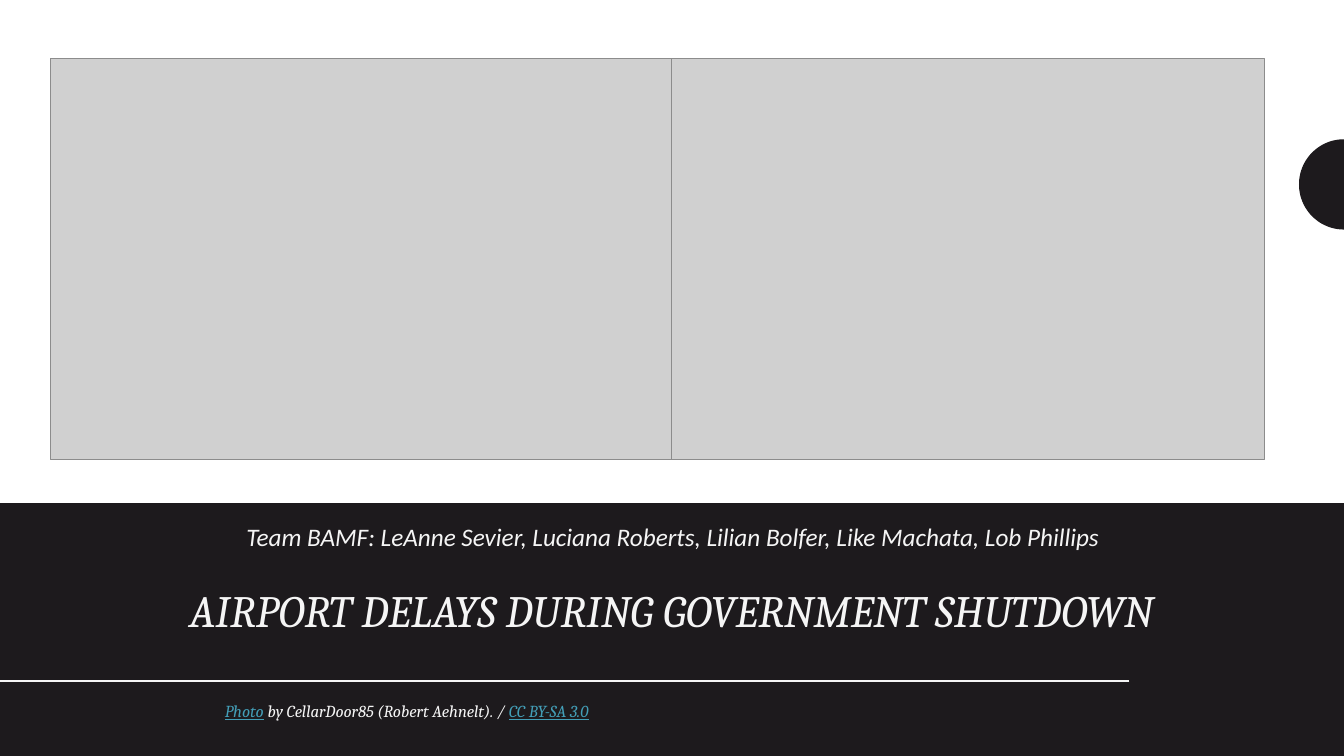
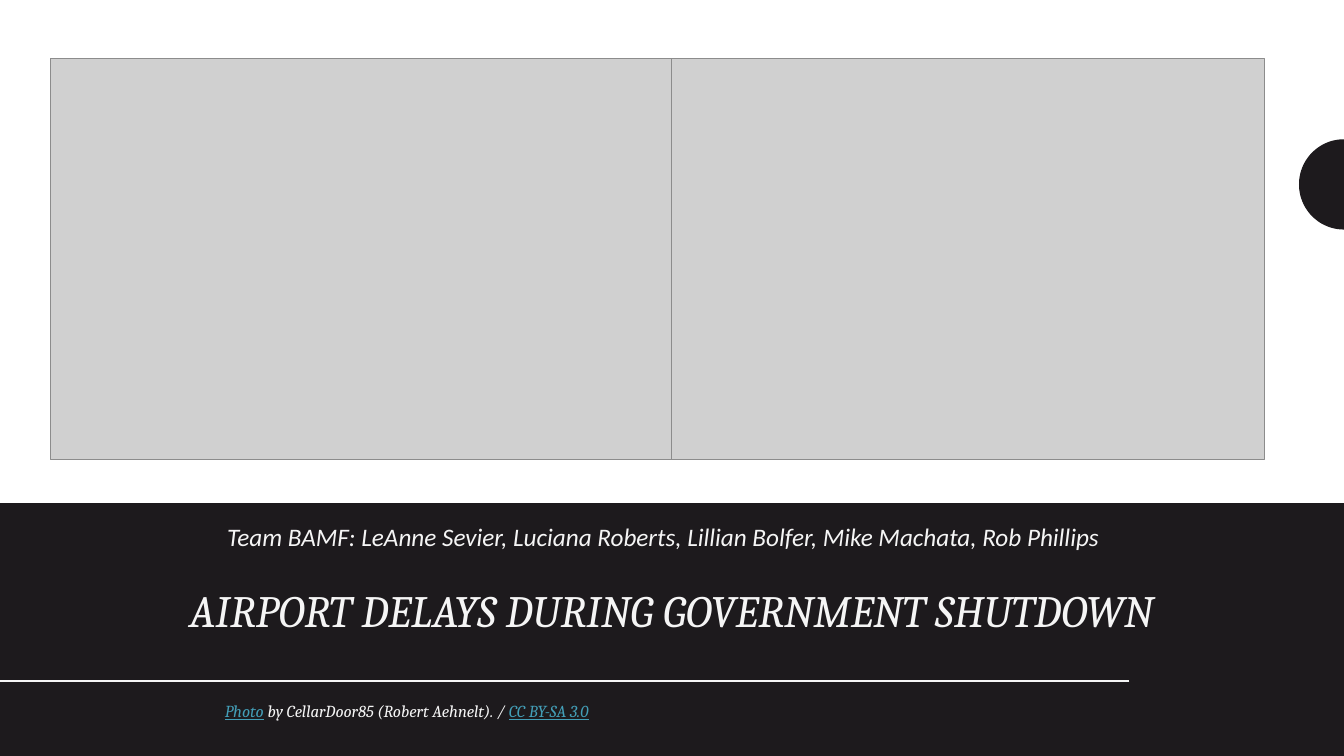
Before and after one commit to leannesevier/BAMF-Project-7, a slide deck: slide 1 of BAMF Presentation.pptx. Drawn at 1344x756 pixels with LibreOffice and Linux fonts; fonts in the diff are those of the drawing; grey boxes stand for pictures. Boxes give left, top, right and bottom in pixels: in the first picture for what was removed or moved away, otherwise in the second. Text is boxed around its words. In the diff, an @@ line names an element or a change of style, - is before the commit and + after.

```diff
--- a/BAMF Presentation.pptx
+++ b/BAMF Presentation.pptx
@@ subtitle at (x1=227, y1=528, x2=1099, y2=550): text changed @@
-Team BAMF: LeAnne Sevier, Luciana Roberts, Lilian Bolfer, Like Machata, Lob Phillips
+Team BAMF: LeAnne Sevier, Luciana Roberts, Lillian Bolfer, Mike Machata, Rob Phillips
```
Also in this commit, not shown: 3 other slides changed, 6 slides added, 1 slide removed, 2 other files.
